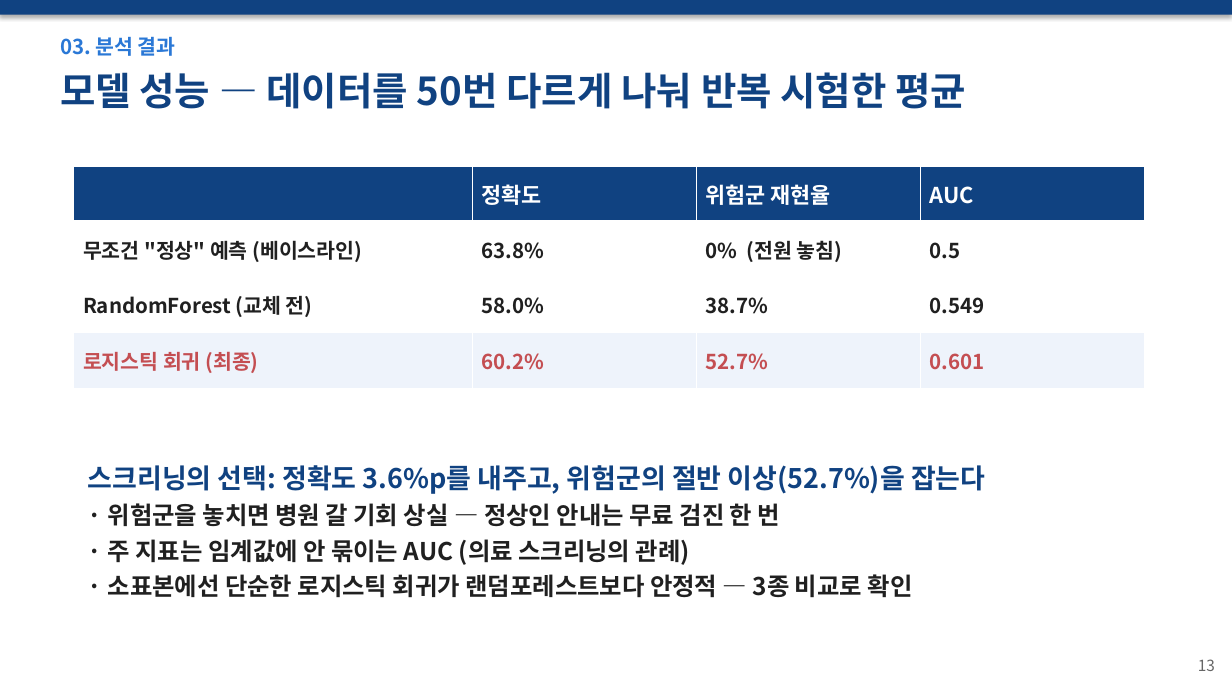
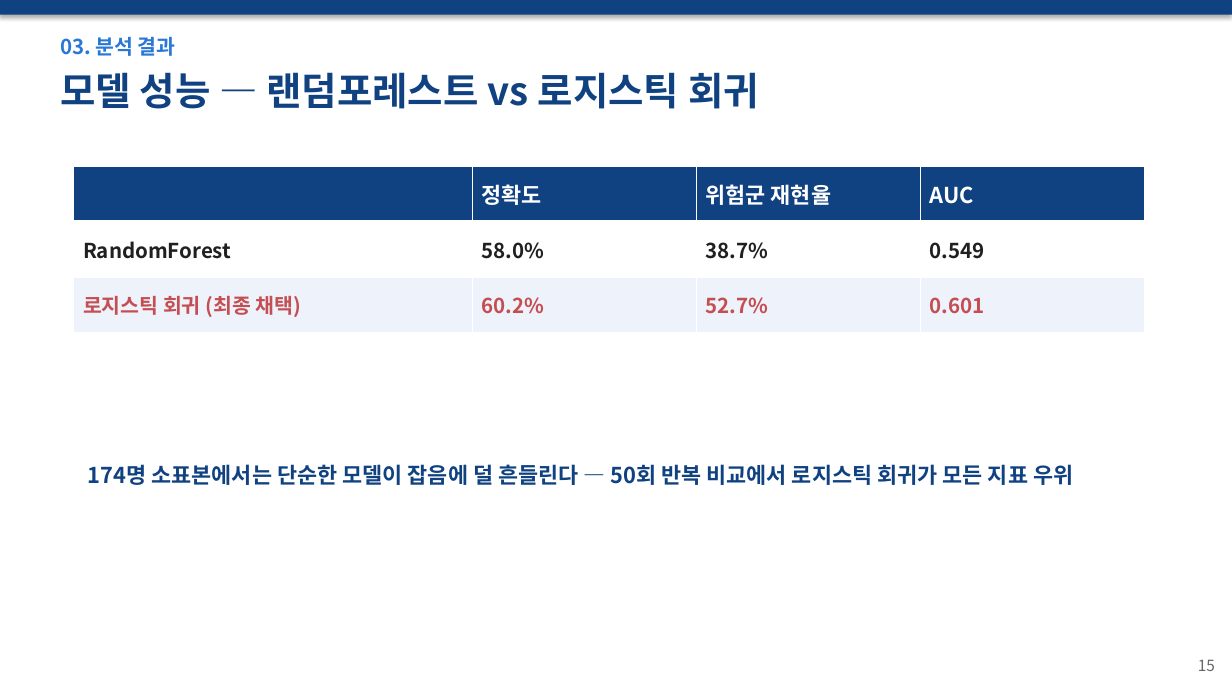
Before and after one commit to wpalswpa/dementia-screening, a slide deck: slide 15 of 발표자료_최종본_v5.pptx (slide 13 before the commit). Drawn at 1232x693 pixels with LibreOffice and Linux fonts; fonts in the diff are those of the drawing. Boxes give left, top, right and bottom in pixels: in the first picture for what was removed or moved away, otherwise in the second. Text is boxed around its words. In the diff, an @@ line names an element or a change of style, - is before the commit and + after.

Commit message:
발표자료: 작성가이드 필수 구성 반영 (23→27장)
- 추가: 프로젝트 일정(2), 팀원 업무분장(3), 분석종합→서비스 도출(18), DB 구축(23)
- 13→15페이지: 베이스라인 행 제거, RF vs 로지스틱 비교 + 채택 이유 한 줄
- 9→11페이지: 전처리에 파생 지표(수면 리듬) 단계 추가 (기획안 04절 정합)
- 부연 문구 정리, 페이지 번호 재정렬

```diff
--- a/발표자료_최종본_v5.pptx
+++ b/발표자료_최종본_v5.pptx
@@ text at [60,72,759,109]: text changed @@
-모델 성능 — 데이터를 50번 다르게 나눠 반복 시험한 평균
+모델 성능 — 랜덤포레스트 vs 로지스틱 회귀
@@ table at [74,166,1143,470] @@
-row 2: 무조건 "정상" 예측 (베이스라인) | 63.8% | 0% (전원 놓침) | 0.5
-row 3: RandomForest (교체 전) | 58.0% | 38.7% | 0.549
-row 4: 로지스틱 회귀 (최종) | 60.2% | 52.7% | 0.601
+row 2: RandomForest | 58.0% | 38.7% | 0.549
+row 3: 로지스틱 회귀 (최종 채택) | 60.2% | 52.7% | 0.601
@@ text at [88,464,1073,485]: text changed; size 19 to 17 pt; text colour #202020 to #104281 @@
-스크리닝의 선택: 정확도 3.6%p를 내주고, 위험군의 절반 이상(52.7%)을 잡는다
-· 위험군을 놓치면 병원 갈 기회 상실 — 정상인 안내는 무료 검진 한 번
-· 주 지표는 임계값에 안 묶이는 AUC (의료 스크리닝의 관례)
-· 소표본에선 단순한 로지스틱 회귀가 랜덤포레스트보다 안정적 — 3종 비교로 확인
+174명 소표본에서는 단순한 모델이 잡음에 덜 흔들린다 — 50회 반복 비교에서 로지스틱 회귀가 모든 지표 우위
@@ text at [1198,659,1215,671]: text changed @@
-13
+15
```
Also in this commit, not shown: 20 other slides changed, 4 slides added.
